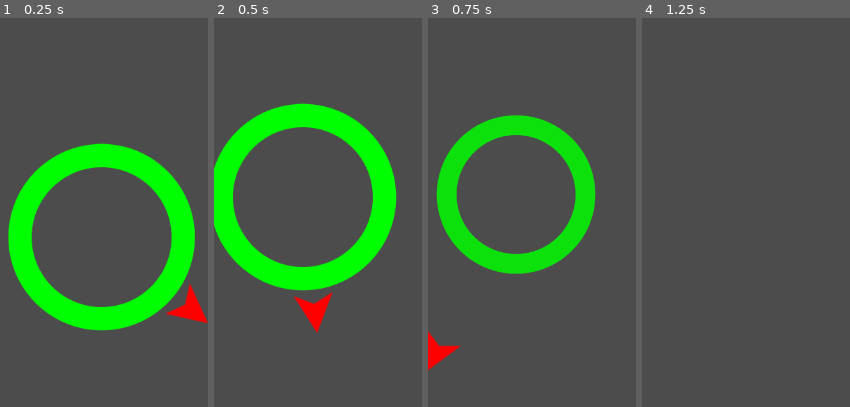
Above: before the commit, frames 1-4 (left to right).
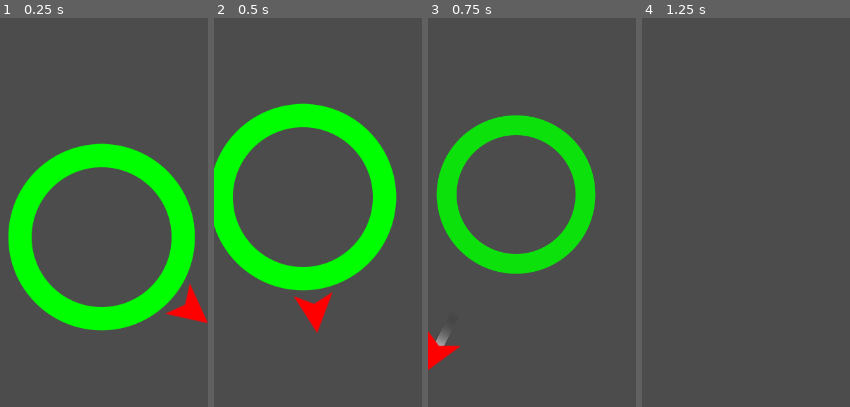
Above: after the commit, the same moments.

Repository: bearlikelion/OrbitalJump
Game: Godot game, scene res://src/Main.tscn
The game is run twice, just before and just after one commit, with the same random seed, the same clock (stepped at 60 frames per second) and the same inputs.
Inputs (mouse positions are % of the whole screen's width and height, from its top left):
- Up to frame 1 (0.25 s): no input
- Up to frame 2 (0.5 s): no input
- Up to frame 3 (0.75 s): move the mouse to (70, 43) at 0.52 s; click (70, 43) at 0.67 s
- Up to frame 4 (1.25 s): no input
The pictures show only the part of the screen within x 25-75%, y 50-100%; the shares and areas given below are measured in that part.

Frames 1-2 are identical in both runs. In frame 3, 0.1% of the frame differs, in the area x 3-11%, y 80-85%; in frame 4, nothing differs.

Commit message:
Fixed jump trail

Diff:
--- a/project.godot
+++ b/project.godot
@@ -15,7 +15,7 @@
 
 [application]
 
-config/name="OrbitalJump"
+config/name="Orbital Rise"
 run/main_scene="res://src/Main.tscn"
 config/icon="res://icon.png"
 
--- a/src/Objects/Circle.tscn
+++ b/src/Objects/Circle.tscn
@@ -21,57 +21,57 @@
 var jumper = null
 
 func _ready():
-    # init()
-    pass
+	# init()
+	pass
 
 func init(_position, _radius=radius, _mode=MODES.STATIC):
-    set_mode(_mode)
-    position = _position
-    radius = _radius
-    $CollisionShape2D.shape = $CollisionShape2D.shape.duplicate()
-    $CollisionShape2D.shape.radius = radius
-    var img_size = $Sprite.texture.get_size().x / 2
-    $Sprite.scale = Vector2(1, 1) * radius / img_size
-    orbit_position.position.x = radius + 25
-    rotation_speed *= pow(-1, randi() % 2)
+	set_mode(_mode)
+	position = _position
+	radius = _radius
+	$CollisionShape2D.shape = $CollisionShape2D.shape.duplicate()
+	$CollisionShape2D.shape.radius = radius
+	var img_size = $Sprite.texture.get_size().x / 2
+	$Sprite.scale = Vector2(1, 1) * radius / img_size
+	orbit_position.position.x = radius + 25
+	rotation_speed *= pow(-1, randi() % 2)
 
 func _process(delta):
-    $Pivot.rotation += rotation_speed * delta
-    if mode == MODES.LIMITED and jumper:
-        check_orbits()
+	$Pivot.rotation += rotation_speed * delta
+	if mode == MODES.LIMITED and jumper:
+		check_orbits()
 
 func capture(target):
-    jumper = target
-    $AnimationPlayer.play(\"capture\")
-    $Pivot.rotation = (jumper.position - position).angle()
-    orbit_start = $Pivot.rotation
+	jumper = target
+	$AnimationPlayer.play(\"capture\")
+	$Pivot.rotation = (jumper.position - position).angle()
+	orbit_start = $Pivot.rotation
 
 func implode():
-    if !$AnimationPlayer.is_playing():
-        $AnimationPlayer.play(\"implode\")
-    yield($AnimationPlayer, \"animation_finished\")
-    queue_free()
+	if !$AnimationPlayer.is_playing():
+		$AnimationPlayer.play(\"implode\")
+	yield($AnimationPlayer, \"animation_finished\")
+	queue_free()
 
 func set_mode(_mode):
-    mode = _mode
-    match mode:
-        MODES.STATIC:
-            $Label.hide()
-        MODES.LIMITED:
-            current_orbits = num_orbits
-            $Label.text = str(current_orbits)
-            $Label.show()
+	mode = _mode
+	match mode:
+		MODES.STATIC:
+			$Label.hide()
+		MODES.LIMITED:
+			current_orbits = num_orbits
+			$Label.text = str(current_orbits)
+			$Label.show()
 
 func check_orbits():
-    # Check if the jumper completed a full circle
-    if abs($Pivot.rotation - orbit_start) > 2 * PI:
-        current_orbits -= 1
-        $Label.text = str(current_orbits)
-        if current_orbits <= 0:
-            jumper.die()
-            jumper = null
-            implode()
-        orbit_start = $Pivot.rotation
+	# Check if the jumper completed a full circle
+	if abs($Pivot.rotation - orbit_start) > 2 * PI:
+		current_orbits -= 1
+		$Label.text = str(current_orbits)
+		if current_orbits <= 0:
+			jumper.die()
+			jumper = null
+			implode()
+		orbit_start = $Pivot.rotation
 
 "
 
--- a/src/Objects/Jumper.tscn
+++ b/src/Objects/Jumper.tscn
@@ -34,15 +34,15 @@
 func _physics_process(delta):
 	if target:
 		transform = target.orbit_position.global_transform
+		trail.clear_points()
 	else:
 		position += velocity * delta
-
-	# if target == $_NULL:
 		if trail.points.size() > trail_length:
 			trail.remove_point(0)
-			trail.aad_point(position)
+		trail.add_point(position)
 
 func die():
+	print(\"Player died\")
 	target = null
 	queue_free()
 
--- /dev/null
+++ b/src/UI/BaseScreen.tscn
@@ -0,0 +1,3 @@
+[gd_scene format=2]
+
+[node name="BaseScreen" type="CanvasLayer"]
